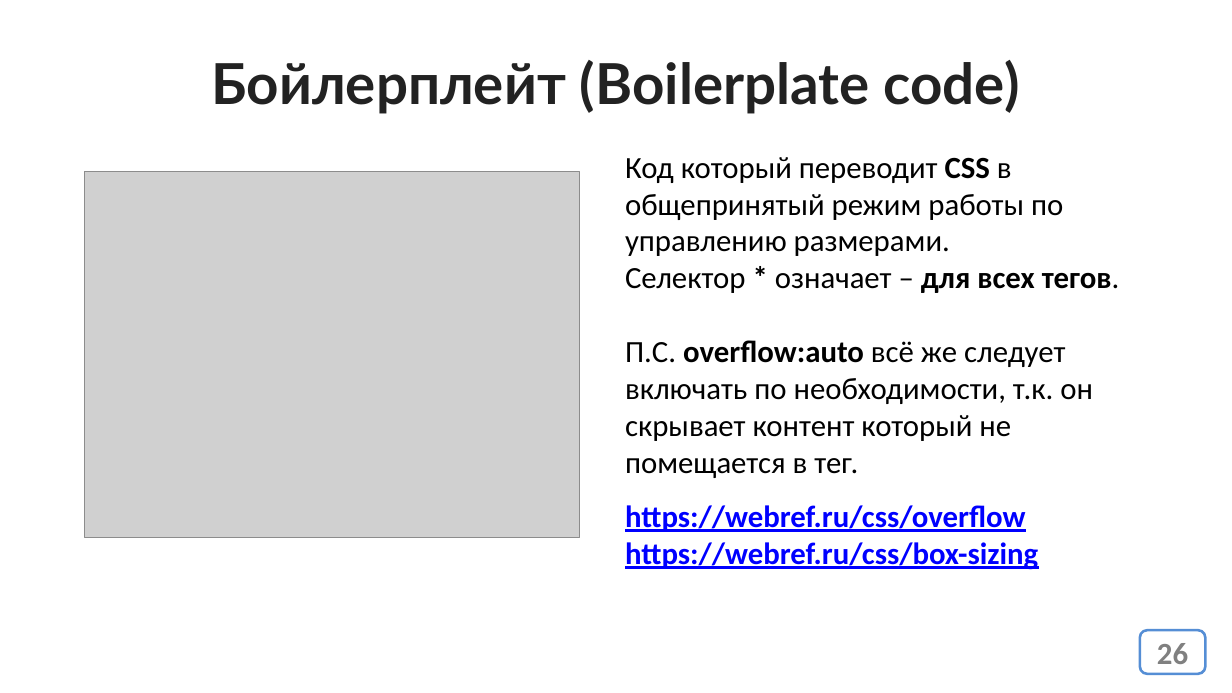
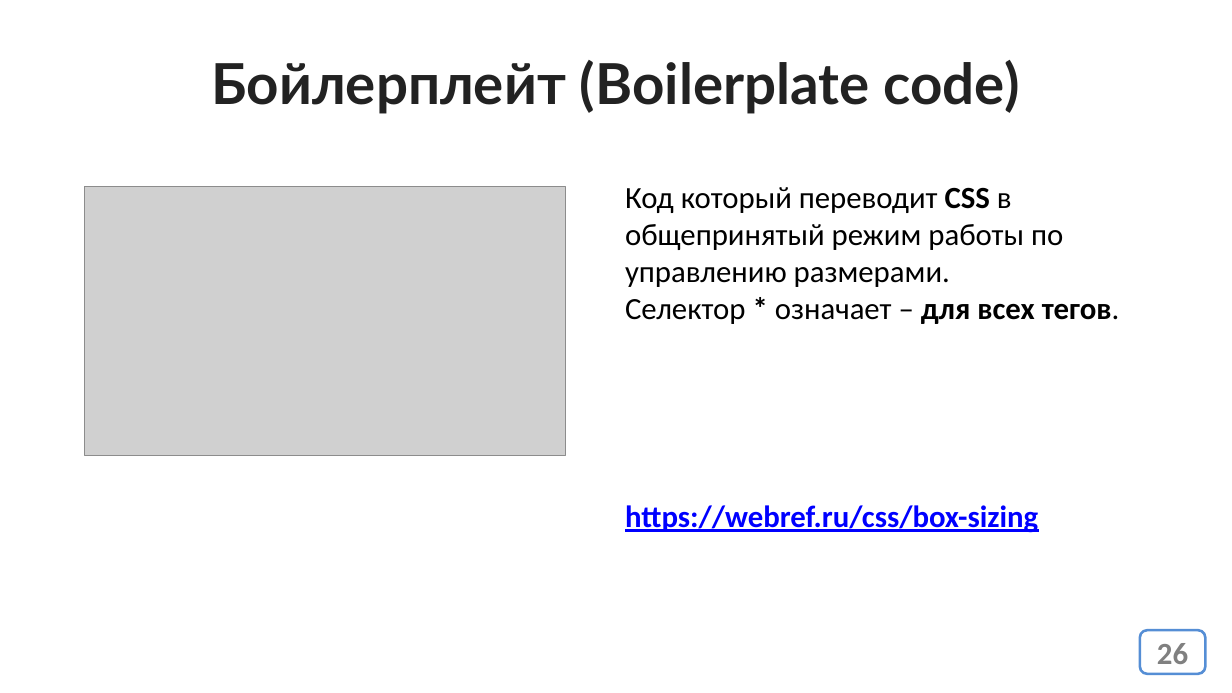
Before and after one commit to web39-ortdnipro/lesson04, a slide deck: slide 26 of lesson04.pptx. Drawn at 1232x693 pixels with LibreOffice and Linux fonts; fonts in the diff are those of the drawing; grey boxes stand for pictures. Boxes give left, top, right and bottom in pixels: in the first picture for what was removed or moved away, otherwise in the second. Text is boxed around its words. In the diff, an @@ line names an element or a change of style, - is before the commit and + after.

```diff
--- a/lesson04.pptx
+++ b/lesson04.pptx
@@ text "Код который переводит CSS в ...": place and size @@
-text "Код который переводит CSS в ..." at [625, 157, 1120, 478]
+text "Код который переводит CSS в ..." at [625, 187, 1120, 324]
@@ picture: place and size @@
-picture at [85, 172, 579, 537]
+picture at [85, 187, 566, 456]
@@ text at [625, 340, 1093, 478]: paragraph removed @@
-П.С. overflow:auto всё же следует включать по необходимости, т.к. он скрывает контент который не помещается в тег.
@@ text at [625, 505, 1025, 532]: paragraph removed @@
-https://webref.ru/css/overflow
```
Also in this commit, not shown: 1 other file.
